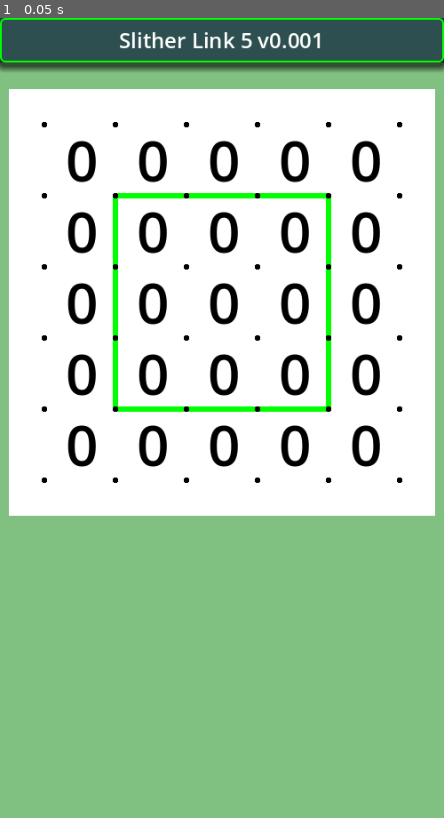
Above: before the commit, frame 1.
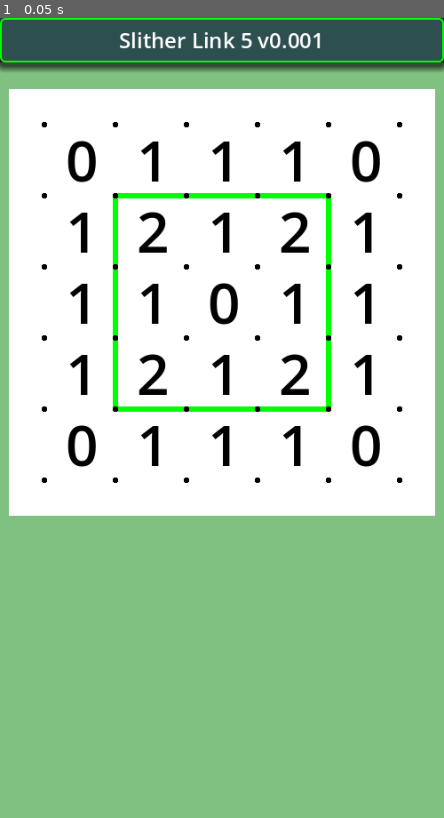
Above: after the commit, the same moment.

Repository: vivisuke/SlitherLink5
Game: Godot game, scene res://main.tscn
The game is run twice, just before and just after one commit, with the same random seed, the same clock (stepped at 60 frames per second) and the same inputs.
Inputs:
- Up to frame 1 (0.05 s): no input

The runs differ from the first frame. In frame 1, 4.3% of the frame differs, in the area x 15-86%, y 15-57%.

Commit message:
0016 ◎ C 02/21 02/21 0.001│ToDo│links_to_nums()：linkRt[], linkDn[] を参照

Diff:
--- a/SlitherLink5/classes/Board5x5.gd
+++ b/SlitherLink5/classes/Board5x5.gd
@@ -43,32 +43,30 @@
 		for x in range(N_HORZ+1):
 			links[xyToLinkIX(x, y)] = LINK_EMPTY
 func make_loop():
-	if true:
-		linkDn[xyToLinkIX(1, 1)] = 1
-		linkRt[xyToLinkIX(1, 1)] = 1
-		linkRt[xyToLinkIX(2, 1)] = 1
-		linkRt[xyToLinkIX(3, 1)] = 1
-		linkDn[xyToLinkIX(4, 1)] = 1
-		linkDn[xyToLinkIX(1, 2)] = 1
-		linkDn[xyToLinkIX(4, 2)] = 1
-		linkDn[xyToLinkIX(1, 3)] = 1
-		linkDn[xyToLinkIX(4, 3)] = 1
-		linkRt[xyToLinkIX(1, 4)] = 1
-		linkRt[xyToLinkIX(2, 4)] = 1
-		linkRt[xyToLinkIX(3, 4)] = 1
-	else:
-		links[xyToLinkIX(1, 1)] = LINK_RIGHT | LINK_DOWN
-		links[xyToLinkIX(2, 1)] = LINK_LEFT | LINK_RIGHT
-		links[xyToLinkIX(3, 1)] = LINK_LEFT | LINK_RIGHT
-		links[xyToLinkIX(4, 1)] = LINK_LEFT | LINK_DOWN
-		links[xyToLinkIX(1, 2)] = LINK_UP | LINK_DOWN
-		links[xyToLinkIX(4, 2)] = LINK_UP | LINK_DOWN
-		links[xyToLinkIX(1, 3)] = LINK_UP | LINK_DOWN
-		links[xyToLinkIX(4, 3)] = LINK_UP | LINK_DOWN
-		links[xyToLinkIX(1, 4)] = LINK_RIGHT | LINK_UP
-		links[xyToLinkIX(2, 4)] = LINK_LEFT | LINK_RIGHT
-		links[xyToLinkIX(3, 4)] = LINK_LEFT | LINK_RIGHT
-		links[xyToLinkIX(4, 4)] = LINK_LEFT | LINK_UP
+	linkDn[xyToLinkIX(1, 1)] = 1
+	linkRt[xyToLinkIX(1, 1)] = 1
+	linkRt[xyToLinkIX(2, 1)] = 1
+	linkRt[xyToLinkIX(3, 1)] = 1
+	linkDn[xyToLinkIX(4, 1)] = 1
+	linkDn[xyToLinkIX(1, 2)] = 1
+	linkDn[xyToLinkIX(4, 2)] = 1
+	linkDn[xyToLinkIX(1, 3)] = 1
+	linkDn[xyToLinkIX(4, 3)] = 1
+	linkRt[xyToLinkIX(1, 4)] = 1
+	linkRt[xyToLinkIX(2, 4)] = 1
+	linkRt[xyToLinkIX(3, 4)] = 1
+	#links[xyToLinkIX(1, 1)] = LINK_RIGHT | LINK_DOWN
+	#links[xyToLinkIX(2, 1)] = LINK_LEFT | LINK_RIGHT
+	#links[xyToLinkIX(3, 1)] = LINK_LEFT | LINK_RIGHT
+	#links[xyToLinkIX(4, 1)] = LINK_LEFT | LINK_DOWN
+	#links[xyToLinkIX(1, 2)] = LINK_UP | LINK_DOWN
+	#links[xyToLinkIX(4, 2)] = LINK_UP | LINK_DOWN
+	#links[xyToLinkIX(1, 3)] = LINK_UP | LINK_DOWN
+	#links[xyToLinkIX(4, 3)] = LINK_UP | LINK_DOWN
+	#links[xyToLinkIX(1, 4)] = LINK_RIGHT | LINK_UP
+	#links[xyToLinkIX(2, 4)] = LINK_LEFT | LINK_RIGHT
+	#links[xyToLinkIX(3, 4)] = LINK_LEFT | LINK_RIGHT
+	#links[xyToLinkIX(4, 4)] = LINK_LEFT | LINK_UP
 func set_clue_num(lst):
 	for i in range(N_CELLS):
 		clue_num[i] = lst[i]
@@ -80,14 +78,22 @@
 		for x in range(N_HORZ):
 			#var ix = xyToIX(x, y)
 			var k = xyToLinkIX(x, y)
-			if (links[k] & LINK_RIGHT) != 0:
+			if linkRt[k] != 0:
 				clue_num[ix] += 1
-			if (links[k] & LINK_DOWN) != 0:
+			if linkDn[k] != 0:
 				clue_num[ix] += 1
-			if (links[k+1] & LINK_DOWN) != 0:
+			if linkDn[k+1] != 0:
 				clue_num[ix] += 1
-			if (links[k+LINK_ARY_WIDTH] & LINK_RIGHT) != 0:
+			if linkRt[k+LINK_ARY_WIDTH] != 0:
 				clue_num[ix] += 1
+			#if (links[k] & LINK_RIGHT) != 0:
+			#	clue_num[ix] += 1
+			#if (links[k] & LINK_DOWN) != 0:
+			#	clue_num[ix] += 1
+			#if (links[k+1] & LINK_DOWN) != 0:
+			#	clue_num[ix] += 1
+			#if (links[k+LINK_ARY_WIDTH] & LINK_RIGHT) != 0:
+			#	clue_num[ix] += 1
 			ix += 1
 # ２セル縦方向ラインを右に１セルずらす
 # 前提：links[ix] は空欄
Not shown, changed: SlitherLink5.spr
